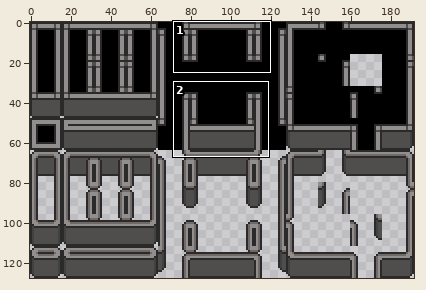
Two states of a sprite sheet, assets/walls_tileset.png. The first picture is a wide view before the edit; the outline marks the close-up.
Close-up. Before:
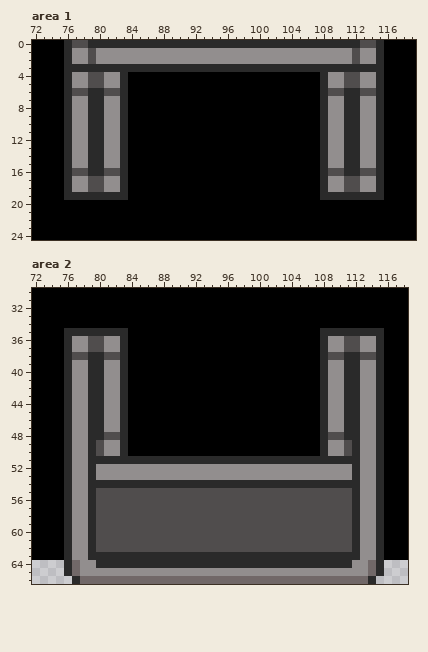
The file is 192x128 pixels. Colours within 5 levels of each other are drawn and written as one. Shown: area 1: x 72..119, y 0..24; area 2: x 72..118, y 30..66. The commit also changed other parts of the picture, which this record leaves out.
Once edited:
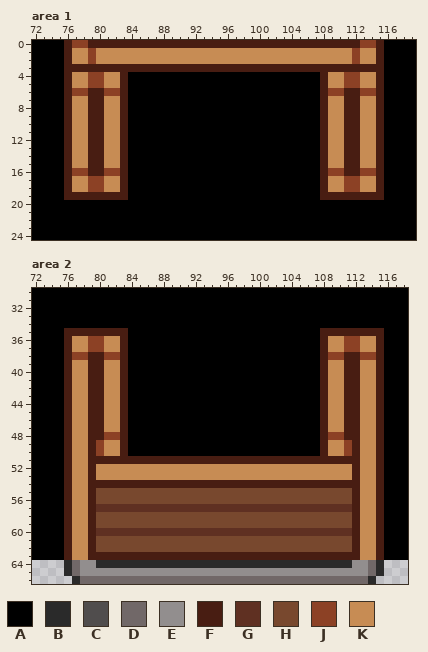
Palette (. is transparent): A #000000  B #2a2a2a  C #504d4d  D #716868  E #928e8e  F #481d12  G #5f3022  H #78482e  J #8c4125  K #c78c54
Changes in this commit:
--- area 1
@@ x 72..119 @@
- 0 AAAABCCBBBBBBBBBBBBBBBBBBBBBBBBBBBBBBBBBBCCBAAAA
- 1 AAAABEECEEEEEEEEEEEEEEEEEEEEEEEEEEEEEEEECEEBAAAA
- 2 AAAABEECEEEEEEEEEEEEEEEEEEEEEEEEEEEEEEEECEEBAAAA
- 3 AAAABBBBBBBBBBBBBBBBBBBBBBBBBBBBBBBBBBBBBBBBAAAA
- 4 AAAABEECCEEBAAAAAAAAAAAAAAAAAAAAAAAABEECCEEBAAAA
- 5 AAAABEECCEEBAAAAAAAAAAAAAAAAAAAAAAAABEECCEEBAAAA
- 6 AAAABCCBBCCBAAAAAAAAAAAAAAAAAAAAAAAABCCBBCCBAAAA
- 7 AAAABEEBBEEBAAAAAAAAAAAAAAAAAAAAAAAABEEBBEEBAAAA
- 8 AAAABEEBBEEBAAAAAAAAAAAAAAAAAAAAAAAABEEBBEEBAAAA
- 9 AAAABEEBBEEBAAAAAAAAAAAAAAAAAAAAAAAABEEBBEEBAAAA
-10 AAAABEEBBEEBAAAAAAAAAAAAAAAAAAAAAAAABEEBBEEBAAAA
-11 AAAABEEBBEEBAAAAAAAAAAAAAAAAAAAAAAAABEEBBEEBAAAA
-12 AAAABEEBBEEBAAAAAAAAAAAAAAAAAAAAAAAABEEBBEEBAAAA
-13 AAAABEEBBEEBAAAAAAAAAAAAAAAAAAAAAAAABEEBBEEBAAAA
-14 AAAABEEBBEEBAAAAAAAAAAAAAAAAAAAAAAAABEEBBEEBAAAA
-15 AAAABEEBBEEBAAAAAAAAAAAAAAAAAAAAAAAABEEBBEEBAAAA
-16 AAAABCCBBCCBAAAAAAAAAAAAAAAAAAAAAAAABCCBBCCBAAAA
-17 AAAABEECCEEBAAAAAAAAAAAAAAAAAAAAAAAABEECCEEBAAAA
-18 AAAABEECCEEBAAAAAAAAAAAAAAAAAAAAAAAABEECCEEBAAAA
-19 AAAABBBBBBBBAAAAAAAAAAAAAAAAAAAAAAAABBBBBBBBAAAA
+ 0 AAAAFJJFFFFFFFFFFFFFFFFFFFFFFFFFFFFFFFFFFJJFAAAA
+ 1 AAAAFKKJKKKKKKKKKKKKKKKKKKKKKKKKKKKKKKKKJKKFAAAA
+ 2 AAAAFKKJKKKKKKKKKKKKKKKKKKKKKKKKKKKKKKKKJKKFAAAA
+ 3 AAAAFFFFFFFFFFFFFFFFFFFFFFFFFFFFFFFFFFFFFFFFAAAA
+ 4 AAAAFKKJJKKFAAAAAAAAAAAAAAAAAAAAAAAAFKKJJKKFAAAA
+ 5 AAAAFKKJJKKFAAAAAAAAAAAAAAAAAAAAAAAAFKKJJKKFAAAA
+ 6 AAAAFJJFFJJFAAAAAAAAAAAAAAAAAAAAAAAAFJJFFJJFAAAA
+ 7 AAAAFKKFFKKFAAAAAAAAAAAAAAAAAAAAAAAAFKKFFKKFAAAA
+ 8 AAAAFKKFFKKFAAAAAAAAAAAAAAAAAAAAAAAAFKKFFKKFAAAA
+ 9 AAAAFKKFFKKFAAAAAAAAAAAAAAAAAAAAAAAAFKKFFKKFAAAA
+10 AAAAFKKFFKKFAAAAAAAAAAAAAAAAAAAAAAAAFKKFFKKFAAAA
+11 AAAAFKKFFKKFAAAAAAAAAAAAAAAAAAAAAAAAFKKFFKKFAAAA
+12 AAAAFKKFFKKFAAAAAAAAAAAAAAAAAAAAAAAAFKKFFKKFAAAA
+13 AAAAFKKFFKKFAAAAAAAAAAAAAAAAAAAAAAAAFKKFFKKFAAAA
+14 AAAAFKKFFKKFAAAAAAAAAAAAAAAAAAAAAAAAFKKFFKKFAAAA
+15 AAAAFKKFFKKFAAAAAAAAAAAAAAAAAAAAAAAAFKKFFKKFAAAA
+16 AAAAFJJFFJJFAAAAAAAAAAAAAAAAAAAAAAAAFJJFFJJFAAAA
+17 AAAAFKKJJKKFAAAAAAAAAAAAAAAAAAAAAAAAFKKJJKKFAAAA
+18 AAAAFKKJJKKFAAAAAAAAAAAAAAAAAAAAAAAAFKKJJKKFAAAA
+19 AAAAFFFFFFFFAAAAAAAAAAAAAAAAAAAAAAAAFFFFFFFFAAAA
 20 AAAAAAAAAAAAAAAAAAAAAAAAAAAAAAAAAAAAAAAAAAAAAAAA
--- area 2
@@ x 72..118 @@
 34 AAAAAAAAAAAAAAAAAAAAAAAAAAAAAAAAAAAAAAAAAAAAAAA
-35 AAAABBBBBBBBAAAAAAAAAAAAAAAAAAAAAAAABBBBBBBBAAA
-36 AAAABEECCEEBAAAAAAAAAAAAAAAAAAAAAAAABEECCEEBAAA
-37 AAAABEECCEEBAAAAAAAAAAAAAAAAAAAAAAAABEECCEEBAAA
-38 AAAABCCBBCCBAAAAAAAAAAAAAAAAAAAAAAAABCCBBCCBAAA
-39 AAAABEEBBEEBAAAAAAAAAAAAAAAAAAAAAAAABEEBBEEBAAA
-40 AAAABEEBBEEBAAAAAAAAAAAAAAAAAAAAAAAABEEBBEEBAAA
-41 AAAABEEBBEEBAAAAAAAAAAAAAAAAAAAAAAAABEEBBEEBAAA
-42 AAAABEEBBEEBAAAAAAAAAAAAAAAAAAAAAAAABEEBBEEBAAA
-43 AAAABEEBBEEBAAAAAAAAAAAAAAAAAAAAAAAABEEBBEEBAAA
-44 AAAABEEBBEEBAAAAAAAAAAAAAAAAAAAAAAAABEEBBEEBAAA
-45 AAAABEEBBEEBAAAAAAAAAAAAAAAAAAAAAAAABEEBBEEBAAA
-46 AAAABEEBBEEBAAAAAAAAAAAAAAAAAAAAAAAABEEBBEEBAAA
-47 AAAABEEBBEEBAAAAAAAAAAAAAAAAAAAAAAAABEEBBEEBAAA
-48 AAAABEEBBCCBAAAAAAAAAAAAAAAAAAAAAAAABCCBBEEBAAA
-49 AAAABEEBCEEBAAAAAAAAAAAAAAAAAAAAAAAABEECBEEBAAA
-50 AAAABEEBCEEBAAAAAAAAAAAAAAAAAAAAAAAABEECBEEBAAA
-51 AAAABEEBBBBBBBBBBBBBBBBBBBBBBBBBBBBBBBBBBEEBAAA
-52 AAAABEEBEEEEEEEEEEEEEEEEEEEEEEEEEEEEEEEEBEEBAAA
-53 AAAABEEBEEEEEEEEEEEEEEEEEEEEEEEEEEEEEEEEBEEBAAA
-54 AAAABEEBBBBBBBBBBBBBBBBBBBBBBBBBBBBBBBBBBEEBAAA
-55 AAAABEEBCCCCCCCCCCCCCCCCCCCCCCCCCCCCCCCCBEEBAAA
-56 AAAABEEBCCCCCCCCCCCCCCCCCCCCCCCCCCCCCCCCBEEBAAA
-57 AAAABEEBCCCCCCCCCCCCCCCCCCCCCCCCCCCCCCCCBEEBAAA
-58 AAAABEEBCCCCCCCCCCCCCCCCCCCCCCCCCCCCCCCCBEEBAAA
-59 AAAABEEBCCCCCCCCCCCCCCCCCCCCCCCCCCCCCCCCBEEBAAA
-60 AAAABEEBCCCCCCCCCCCCCCCCCCCCCCCCCCCCCCCCBEEBAAA
-61 AAAABEEBCCCCCCCCCCCCCCCCCCCCCCCCCCCCCCCCBEEBAAA
-62 AAAABEEBCCCCCCCCCCCCCCCCCCCCCCCCCCCCCCCCBEEBAAA
-63 AAAABEEBBBBBBBBBBBBBBBBBBBBBBBBBBBBBBBBBBEEBAAA
+35 AAAAFFFFFFFFAAAAAAAAAAAAAAAAAAAAAAAAFFFFFFFFAAA
+36 AAAAFKKJJKKFAAAAAAAAAAAAAAAAAAAAAAAAFKKJJKKFAAA
+37 AAAAFKKJJKKFAAAAAAAAAAAAAAAAAAAAAAAAFKKJJKKFAAA
+38 AAAAFJJFFJJFAAAAAAAAAAAAAAAAAAAAAAAAFJJFFJJFAAA
+39 AAAAFKKFFKKFAAAAAAAAAAAAAAAAAAAAAAAAFKKFFKKFAAA
+40 AAAAFKKFFKKFAAAAAAAAAAAAAAAAAAAAAAAAFKKFFKKFAAA
+41 AAAAFKKFFKKFAAAAAAAAAAAAAAAAAAAAAAAAFKKFFKKFAAA
+42 AAAAFKKFFKKFAAAAAAAAAAAAAAAAAAAAAAAAFKKFFKKFAAA
+43 AAAAFKKFFKKFAAAAAAAAAAAAAAAAAAAAAAAAFKKFFKKFAAA
+44 AAAAFKKFFKKFAAAAAAAAAAAAAAAAAAAAAAAAFKKFFKKFAAA
+45 AAAAFKKFFKKFAAAAAAAAAAAAAAAAAAAAAAAAFKKFFKKFAAA
+46 AAAAFKKFFKKFAAAAAAAAAAAAAAAAAAAAAAAAFKKFFKKFAAA
+47 AAAAFKKFFKKFAAAAAAAAAAAAAAAAAAAAAAAAFKKFFKKFAAA
+48 AAAAFKKFFJJFAAAAAAAAAAAAAAAAAAAAAAAAFJJFFKKFAAA
+49 AAAAFKKFJKKFAAAAAAAAAAAAAAAAAAAAAAAAFKKJFKKFAAA
+50 AAAAFKKFJKKFAAAAAAAAAAAAAAAAAAAAAAAAFKKJFKKFAAA
+51 AAAAFKKFFFFFFFFFFFFFFFFFFFFFFFFFFFFFFFFFFKKFAAA
+52 AAAAFKKFKKKKKKKKKKKKKKKKKKKKKKKKKKKKKKKKFKKFAAA
+53 AAAAFKKFKKKKKKKKKKKKKKKKKKKKKKKKKKKKKKKKFKKFAAA
+54 AAAAFKKFFFFFFFFFFFFFFFFFFFFFFFFFFFFFFFFFFKKFAAA
+55 AAAAFKKFHHHHHHHHHHHHHHHHHHHHHHHHHHHHHHHHFKKFAAA
+56 AAAAFKKFHHHHHHHHHHHHHHHHHHHHHHHHHHHHHHHHFKKFAAA
+57 AAAAFKKFGGGGGGGGGGGGGGGGGGGGGGGGGGGGGGGGFKKFAAA
+58 AAAAFKKFHHHHHHHHHHHHHHHHHHHHHHHHHHHHHHHHFKKFAAA
+59 AAAAFKKFHHHHHHHHHHHHHHHHHHHHHHHHHHHHHHHHFKKFAAA
+60 AAAAFKKFGGGGGGGGGGGGGGGGGGGGGGGGGGGGGGGGFKKFAAA
+61 AAAAFKKFHHHHHHHHHHHHHHHHHHHHHHHHHHHHHHHHFKKFAAA
+62 AAAAFKKFHHHHHHHHHHHHHHHHHHHHHHHHHHHHHHHHFKKFAAA
+63 AAAAFKKFFFFFFFFFFFFFFFFFFFFFFFFFFFFFFFFFFKKFAAA
 64 ....BDEEBBBBBBBBBBBBBBBBBBBBBBBBBBBBBBBBEEDB...
